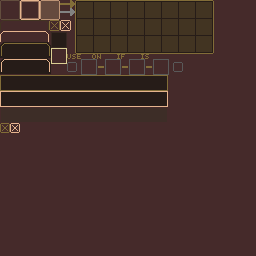
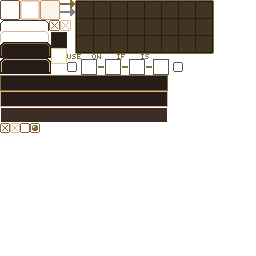
Layers edited between the first and the second w=256, h=256 image:
painted on "ui" over [20, 123, 40, 133]
hid "Layer 1 copy" over [0, 0, 256, 256]
